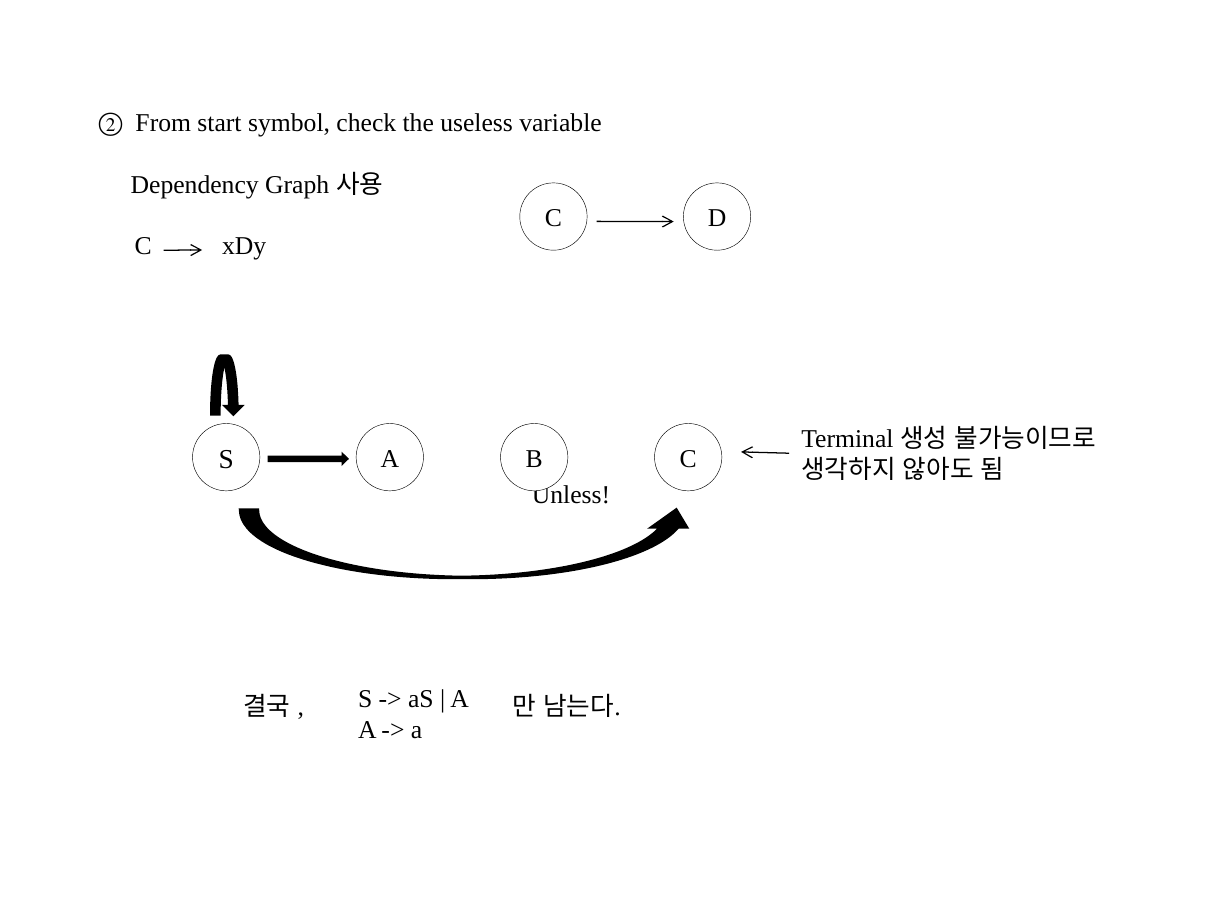
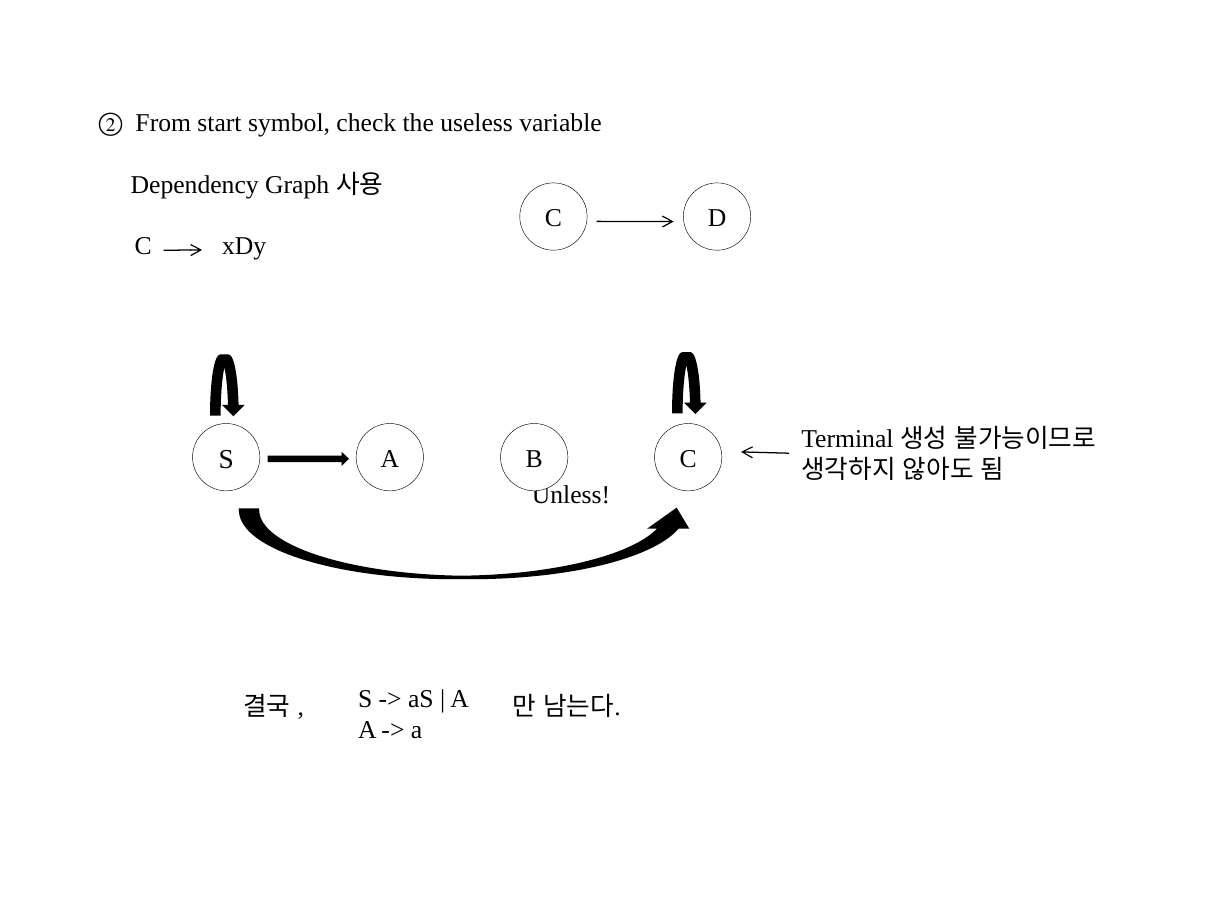
Before and after one commit to imscs21/myuniv2, a slide deck: slide 39 of automata/lecture_file/Automata-note3.pptx. Drawn at 1232x924 pixels with LibreOffice and Linux fonts; fonts in the diff are those of the drawing. Boxes give left, top, right and bottom in pixels: in the first picture for what was removed or moved away, otherwise in the second. Text is boxed around its words. In the diff, an @@ line names an element or a change of style, - is before the commit and + after.

```diff
--- a/automata/lecture_file/Automata-note3.pptx
+++ b/automata/lecture_file/Automata-note3.pptx
@@ curved down arrow added at (674,354,702,411), fill #000000, outline #000000 2 pt @@
```
Also in this commit, not shown: 2 other slides changed, 13 other files.
